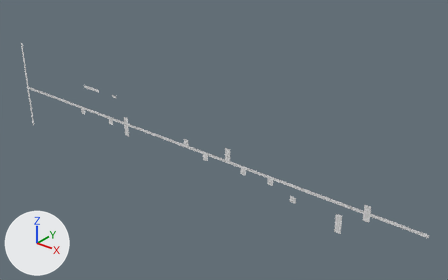
The OBJ model Assets/Tiled2Unity/Meshes/Tutorial_PilastriSoloFissi.obj: old version first, new version second.
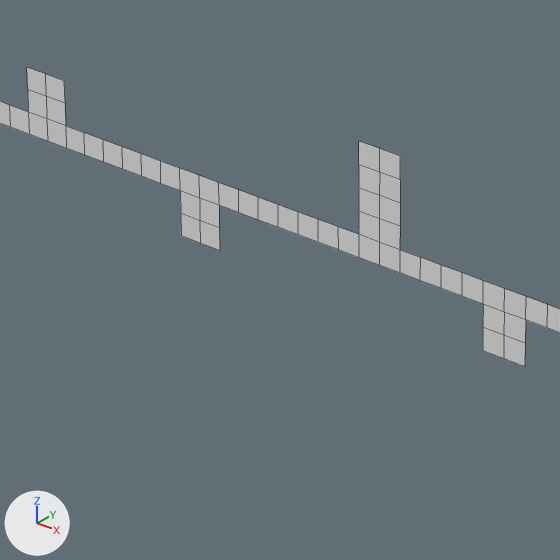
Old and new are each drawn whole from a camera (50 mm lens) standing at (20.9, -67.9, 36.2) and looking at (-37.1, 4.5, -8.7) and again close up on the part from 40% to 56% of the width and 47% to 71% of the height. Arrows for +X, +Y and +Z are at lower left; the lights stay in place. The close-ups show mesh edges as thin lines. Where no turn or scale is listed for an object, it has been applied to the vertices.

Objects in the first close-up: 'Tutorial_PilastriSoloFissi'.
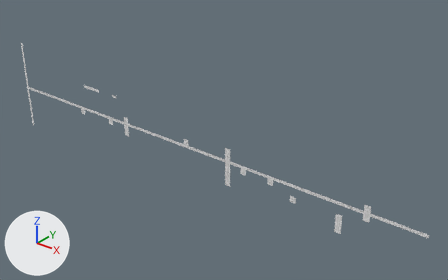
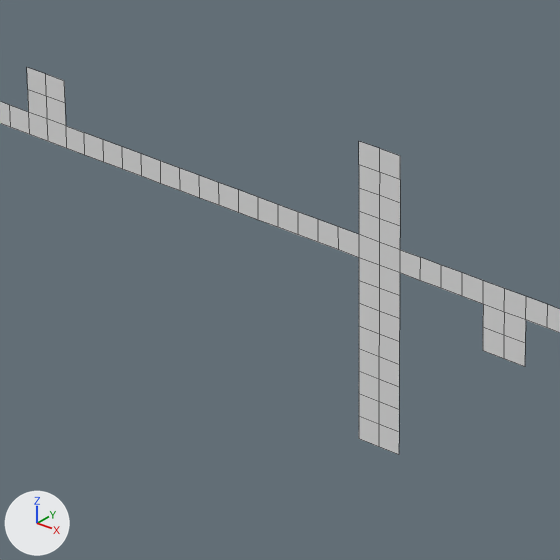
Diff of the bpy script that builds the scene:
```diff
--- a/Assets/Tiled2Unity/Meshes/Tutorial_PilastriSoloFissi.obj.py
+++ b/Assets/Tiled2Unity/Meshes/Tutorial_PilastriSoloFissi.obj.py
@@ me_tutorial_pilastrisolofissi @@
 # used by ob_tutorial_pilastrisolofissi; location = (0.0, 0.0, 0.0)
-me_tutorial_pilastrisolofissi.from_pydata(...)  # 534 vertices, 278 faces; spans x -85.0..0.0, y 0.0, z -17.9..0.0
+me_tutorial_pilastrisolofissi.from_pydata(...)  # 552 vertices, 290 faces; spans x -85.0..0.0, y 0.0, z -17.9..0.0
+# me_tutorial_pilastrisolofissi part 1
+# 6 vertices are removed from x -37.9..-36.9, y 0.0, z -10.8..-10.2
+# 4 faces are deleted
+# 24 vertices are added at x -33.3..-32.3, y 0.0, z -13.8..-10.2
+# 16 new faces join them
```

Changed parts and their boxes [x1, y1, x2, y2] in the close-ups (560 x 560 px):
'Tutorial_PilastriSoloFissi', reshaped
    before: [0, 67, 560, 367]
    after: [0, 67, 560, 455]
part 1 of me_tutorial_pilastrisolofissi, built on
    before: [180, 191, 220, 250]
    after: [359, 258, 400, 455]
